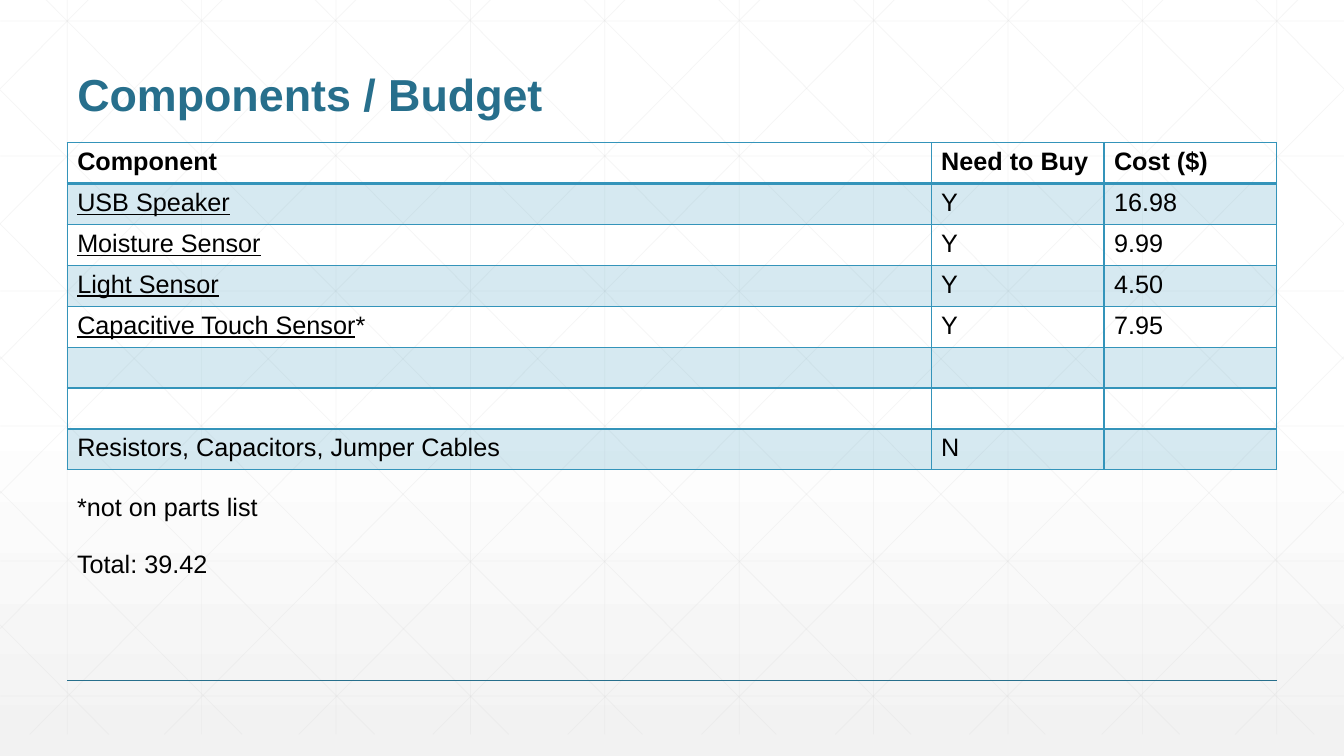
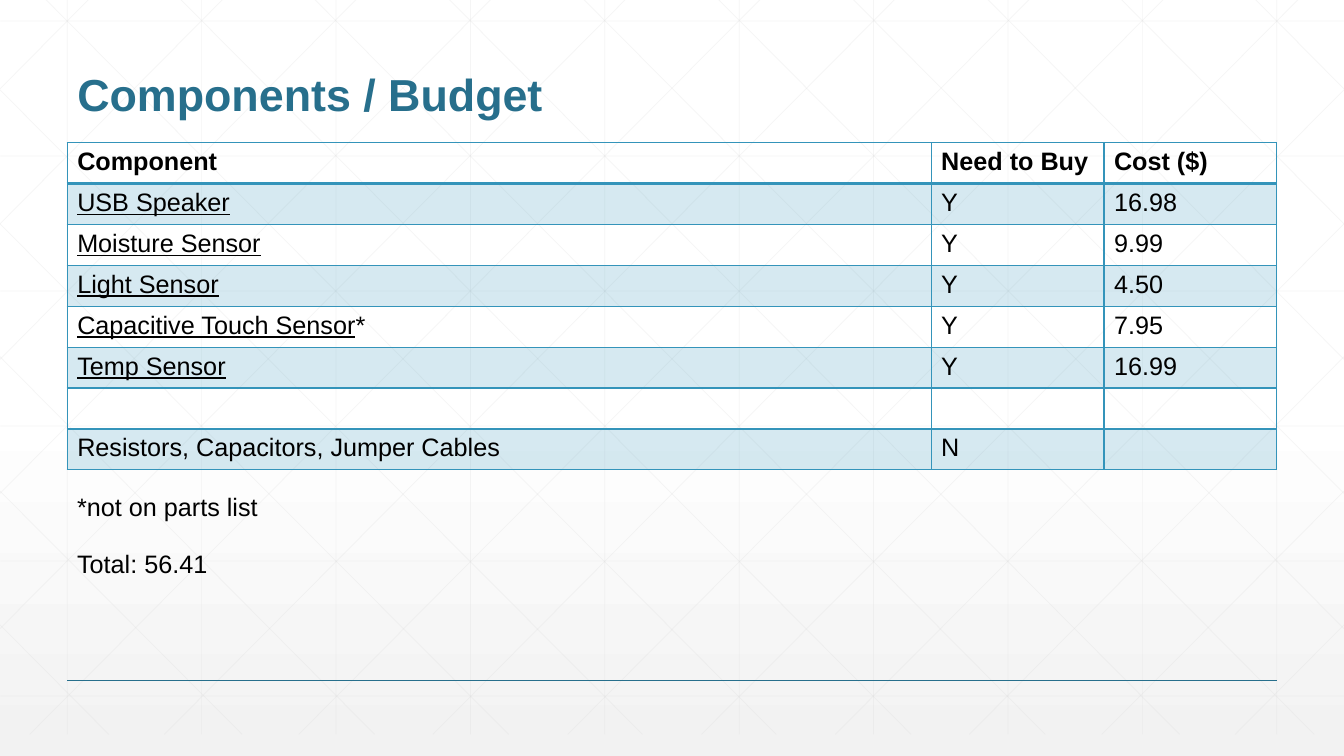
Before and after one commit to jclim02/ENGI301, a slide deck: slide 5 of project_01/docs/lim_ENGI301_project_01_proposal.pptx. Drawn at 1344x756 pixels with LibreOffice and Linux fonts; fonts in the diff are those of the drawing. Boxes give left, top, right and bottom in pixels: in the first picture for what was removed or moved away, otherwise in the second. Text is boxed around its words. In the diff, an @@ line names an element or a change of style, - is before the commit and + after.

Commit message:
with updated parts list

```diff
--- a/project_01/docs/lim_ENGI301_project_01_proposal.pptx
+++ b/project_01/docs/lim_ENGI301_project_01_proposal.pptx
@@ table at <box>68,143,1276,470</box> @@
-row 6:  |  | 
+row 6: Temp Sensor | Y | 16.99
@@ text at <box>77,554,207,574</box>: text changed @@
-Total: 39.42
+Total: 56.41
```
